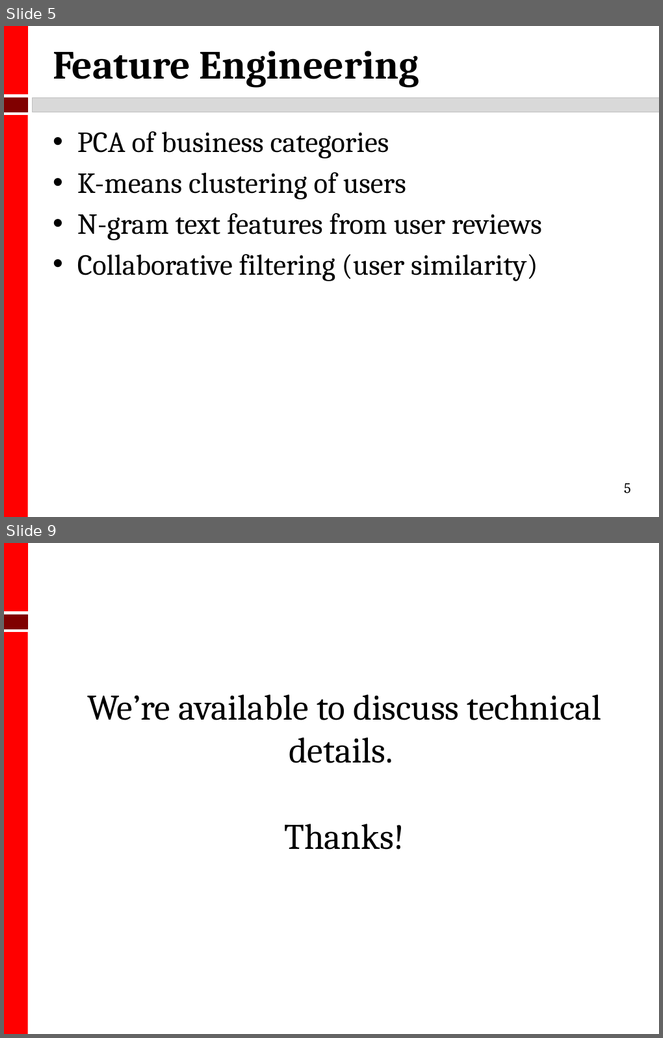
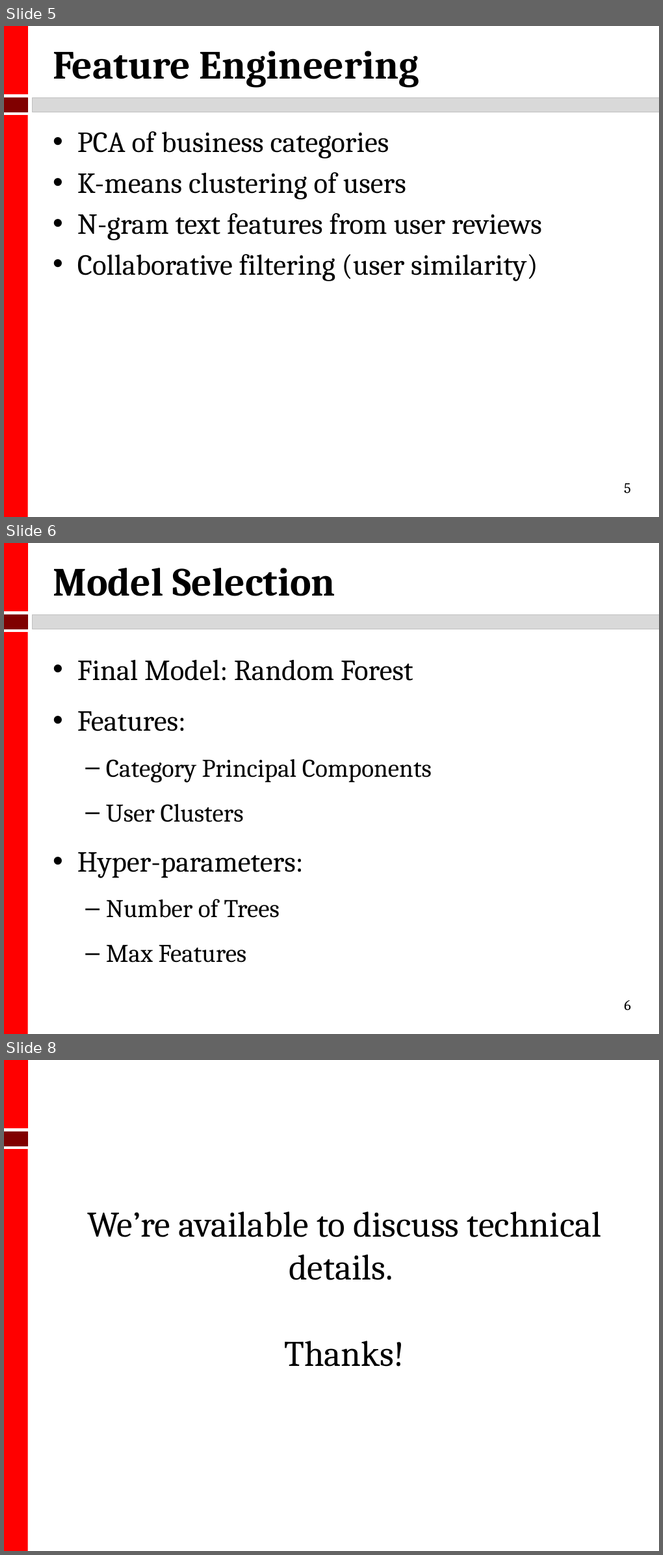
Before and after one commit to kmhoo/AdvancedMLProject, a slide deck: advML_final_presentation.pptx. Shown one above the other, each under a label of ours: slides 5 and 9 before the commit, slides 5, 6 and 8 after it; the slides between them are not shown. The pictures are 663x1038 and 663x1555 pixels, drawn with LibreOffice and Linux fonts; fonts in the diff are those of the drawing. Boxes give left, top, right and bottom in pixels: in the first picture for what was removed or moved away, otherwise in the second. Text is boxed around its words. In the diff, an @@ line names an element or a change of style, - is before the commit and + after.

```diff
--- a/advML_final_presentation.pptx
+++ b/advML_final_presentation.pptx
@@ slide 6 added at [4, 543, 659, 1034], background #FFFFFF; not listed: 4 template elements that a slide beside it also shows @@
@@ title added at [53, 568, 336, 596], 44 pt, text #000000, bold @@
+Model Selection
@@ text added at [77, 660, 432, 963], 28 pt, text #000000 @@
+• Final Model: Random Forest
+• Features:
+  – Category Principal Components
+  – User Clusters
+• Hyper-parameters:
+  – Number of Trees
+  – Max Features
@@ page number added at [624, 1001, 631, 1010], 16 pt, text #000000 @@
+6
@@ what was slide 9 is now slide 8 @@
```
Also in this commit, not shown: 2 slides changed, 1 other slide added, 3 slides removed.
